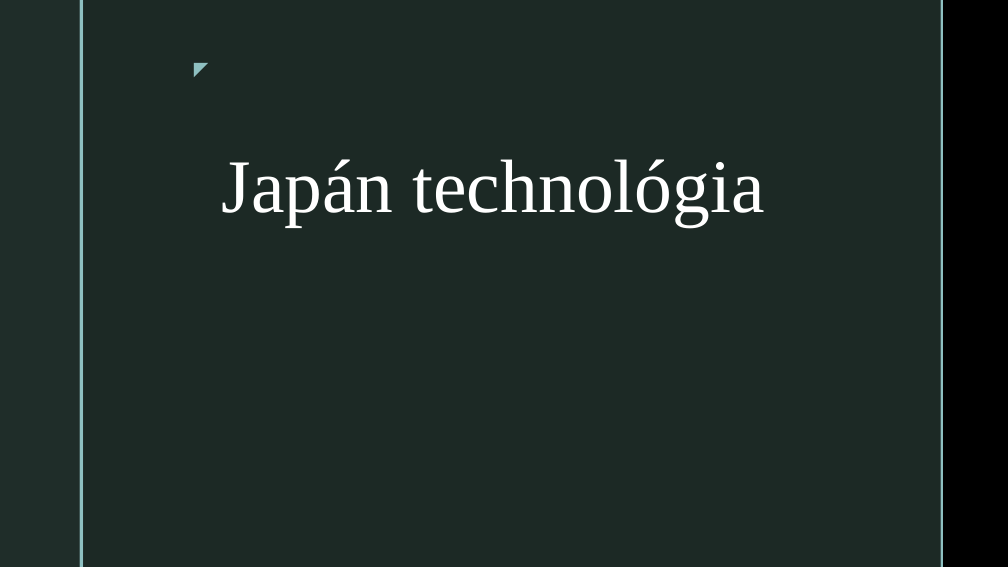
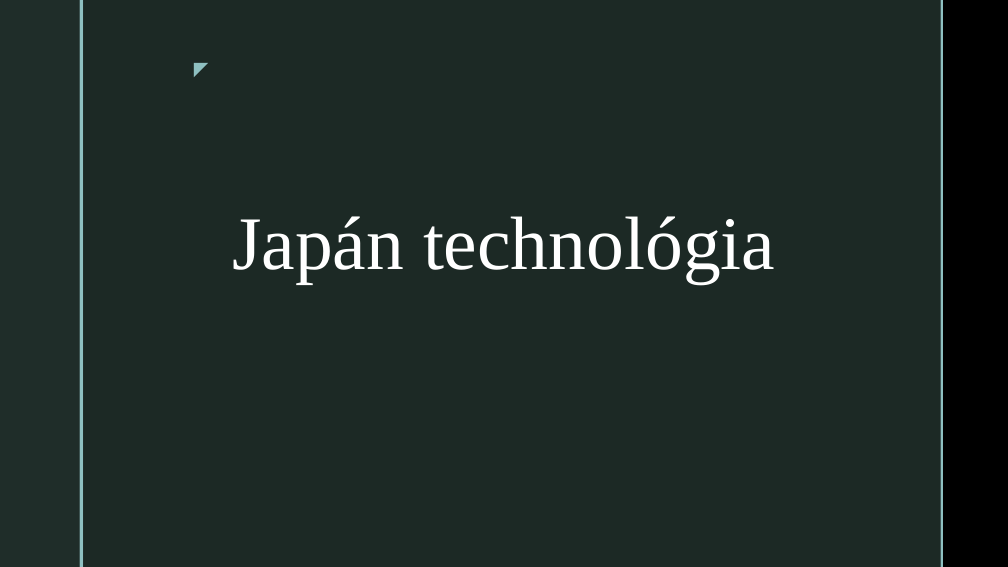
Before and after one commit to tsolya/ikt-ppt, a slide deck: slide 1 of Japán technológia.pptx. Drawn at 1008x567 pixels with LibreOffice and Linux fonts; fonts in the diff are those of the drawing; background and template pictures are left out. Boxes give left, top, right and bottom in pixels: in the first picture for what was removed or moved away, otherwise in the second. Text is boxed around its words. In the diff, an @@ line names an element or a change of style, - is before the commit and + after.

```diff
--- a/Japán technológia.pptx
+++ b/Japán technológia.pptx
@@ title "Japán technológia": place and size @@
-title "Japán technológia" at box(222, 159, 765, 227)
+title "Japán technológia" at box(232, 216, 775, 284)
```
Also in this commit, not shown: 2 other slides changed, 4 slides added, 2 slides removed.
